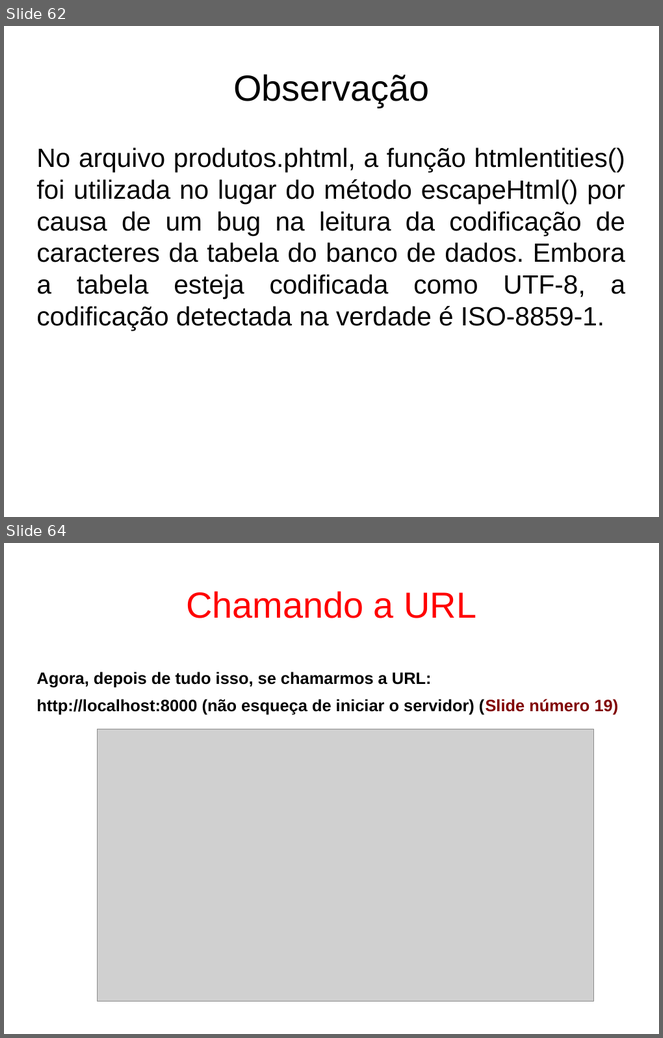
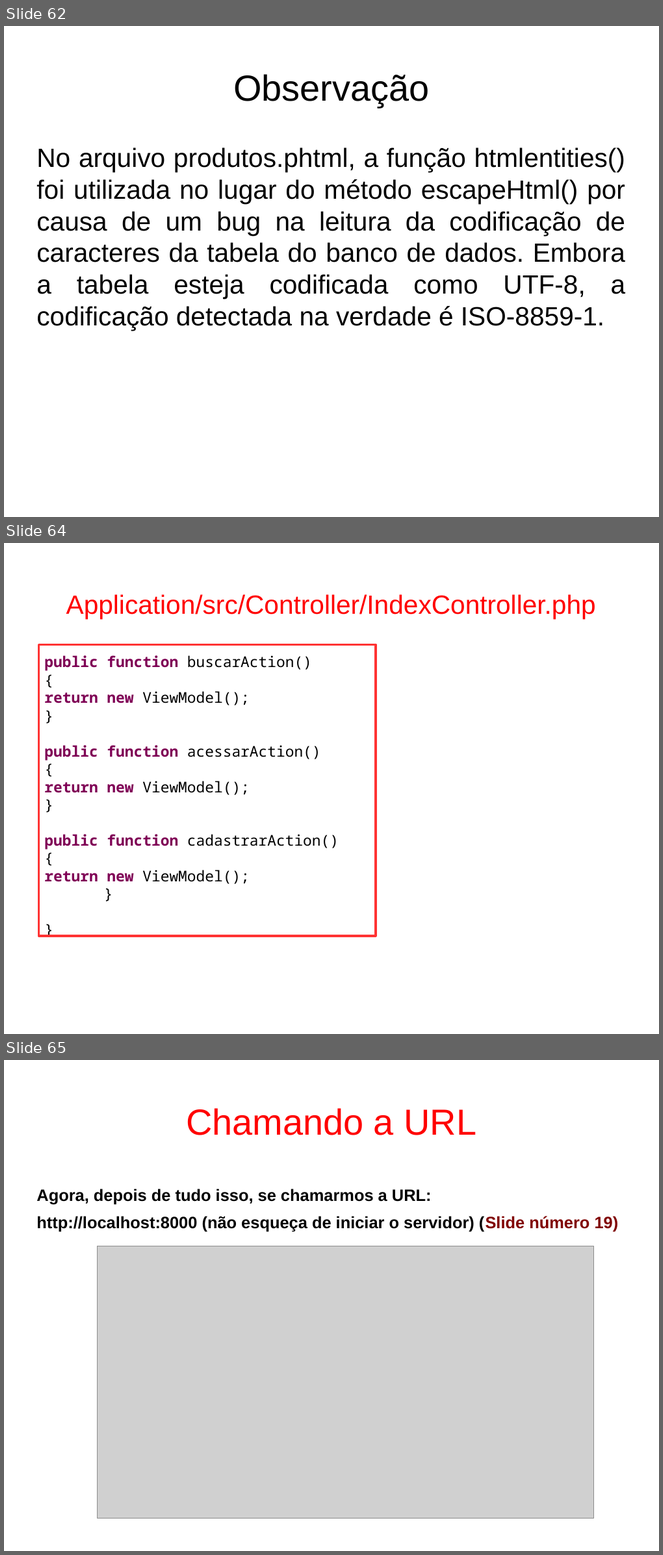
Before and after one commit to fgsl/lojasacme, a slide deck: docs/tutorial.odp. Shown one above the other, each under a label of ours: slides 62 and 64 before the commit, slides 62, 64 and 65 after it; the slides between them are not shown. The pictures are 663x1038 and 663x1555 pixels, drawn with LibreOffice and Linux fonts; fonts in the diff are those of the drawing; grey boxes stand for pictures. Boxes give left, top, right and bottom in pixels: in the first picture for what was removed or moved away, otherwise in the second. Text is boxed around its words. In the diff, an @@ line names an element or a change of style, - is before the commit and + after.

```diff
--- a/docs/tutorial.odp
+++ b/docs/tutorial.odp
@@ slide 64 added at bbox=[4, 543, 659, 1034], background #FFFFFF @@
@@ title added at bbox=[66, 594, 596, 619], 32 pt, text #FF0000 @@
+Application/src/Controller/IndexController.php
@@ rectangle added at bbox=[39, 644, 376, 936], outline #FF3333 2.83 pt @@
@@ text added at bbox=[44, 655, 339, 884], 18 pt, text #000000 @@
+public function buscarAction()
+{
+return new ViewModel();
+}
+public function acessarAction()
+{
+return new ViewModel();
+}
+public function cadastrarAction()
+{
+return new ViewModel();
+}
+}
@@ what was slide 64 is now slide 65 @@
```
Also in this commit, not shown: 5 slides changed, 1 other file.
